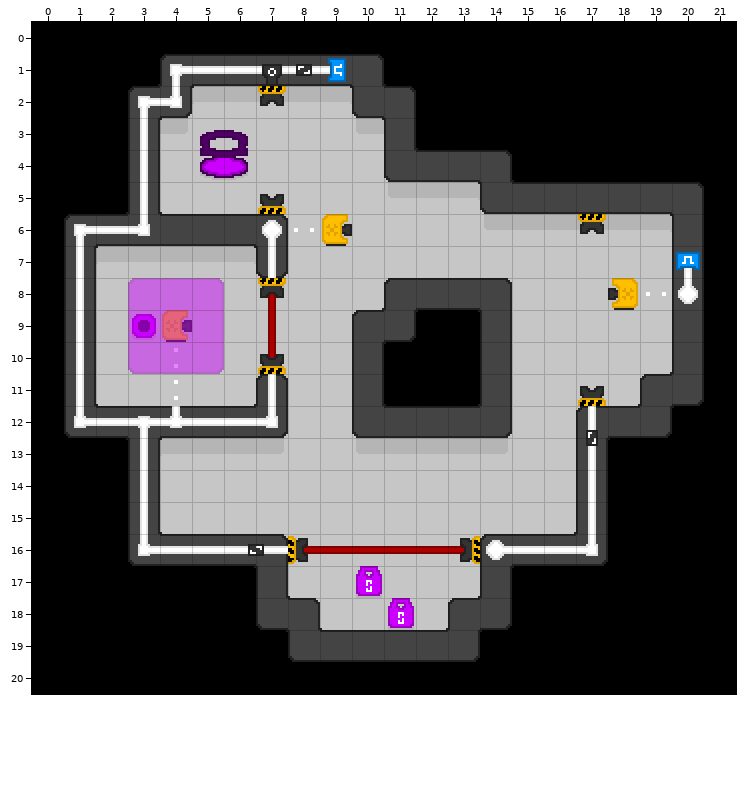
A Tiled map gets an edit: Tiled/maps_alpha/level7.tmx. Above is the file before it was changed.
Cells are 16x16 px. Shown: x 0..21, y 0..20.
And afterwards:
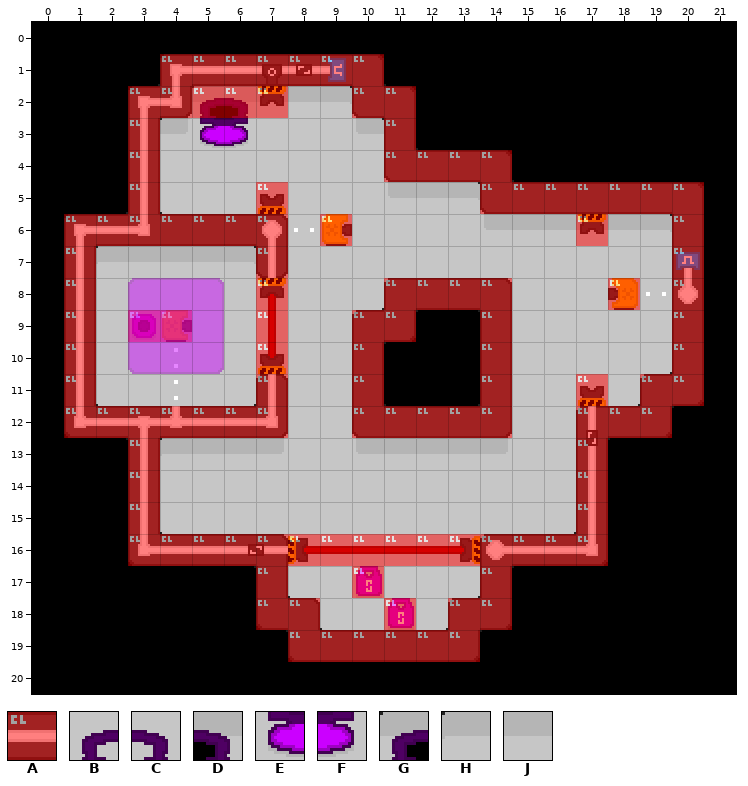
Key: from "porthole-tileset": A 12, B 44, C 45, D 47, E 76, F 77, G 78, H 96, J 97.
_ is an empty cell.
Tiles replaced or removed in this view: B, C, E, F, H, J.
Tiles of an added or newly shown layer are drawn over the layers below it.
See-through tiles are keyed as they look on the map.
What changed:
Changed rows in their new state; . is an unchanged cell.
Layer "layer2":
first column x 5:
 2 GD
 3 EF
 4 __
Layer "collision" (added):
first column x 1:
 1 ...AAAAAAA..........
 2 ..AAAAA..AA.........
 3 ..A.......A.........
 4 ..A.......AAAA......
 5 ..A...A......AAAAAAA
 6 AAAAAAA.A.......A..A
 7 A.....A............A
 8 A.....A...AAAA...A.A
 9 A.AA..A..AA..A.....A
10 A.....A..A...A.....A
11 A.....A..A...A..A.AA
12 AAAAAAA..AAAAA..AAA.
13 ..A.............A...
14 ..A.............A...
15 ..A.............A...
16 ..AAAAAAAAAAAAAAA...
17 ......A..A...A......
18 ......AA..A.AA......
19 .......AAAAAA.......
